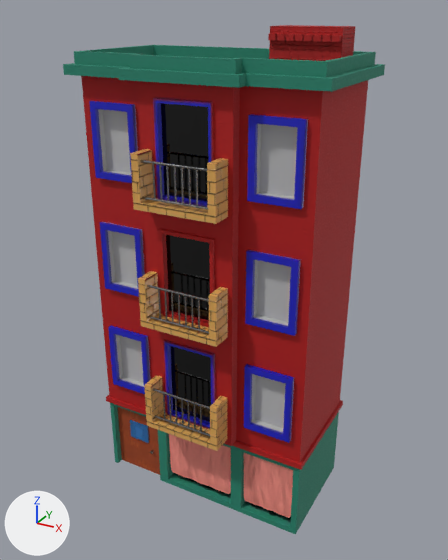
Two versions of the glTF model assets/heavy/rome/it-sf-palazzo3.glb, one commit apart.
Rendered twice from a camera (50 mm lens) standing at (-4.7, -22.2, 21.4) and looking at (-16.8, -0.3, 10.5). Every picture has the same lights, and +X, +Y and +Z are marked at lower left. The picture after the commit comes second. Where no turn or scale is listed for an object, it has been applied to the vertices. Vertices at exactly the same position are counted once.
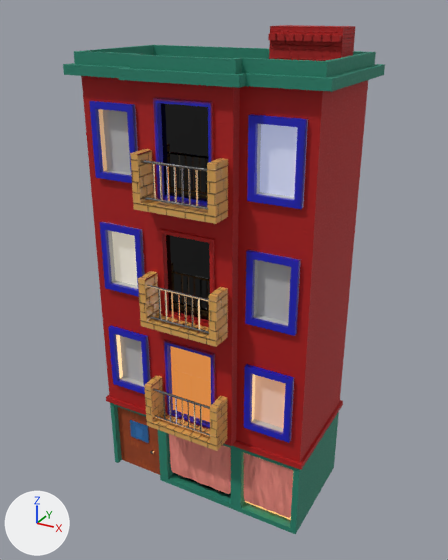
Boxes [x1, y1, x2, y2] around the edits, measured in the pictures (448 x 560 px):
'Object_2', surface changed (lighter): [95, 106, 301, 529] in both

Edits to the bpy script that builds the scene:
```text
Add img_night_it_sf_palazzo3:
    img_night_it_sf_palazzo3 = load_image('night_it-sf-palazzo3', '_unpacked/night_it-sf-palazzo3', 256, 256, 'sRGB')
Change mat_standardsurface2sg:
    remove # nodes: BsdfPrincipled, NormalMap, OutputMaterial, SeparateColor, TexImage x3
    nodes: BsdfPrincipled, NormalMap, OutputMaterial, SeparateColor, TexImage x4, UVMap
    uses the picture img_night_it_sf_palazzo3
Change me_object_0:
    where me_object_0.from_pydata(...)  # 1663 vertices, 2572 faces; spans x -22.4..-11.5, y -3.9..3.0, z 0.0..20.8
    used by ob_object_2; location = (0.0, 0.0, 0.0)
    me_object_0 part 1: texture (UV) coordinates changed
```
